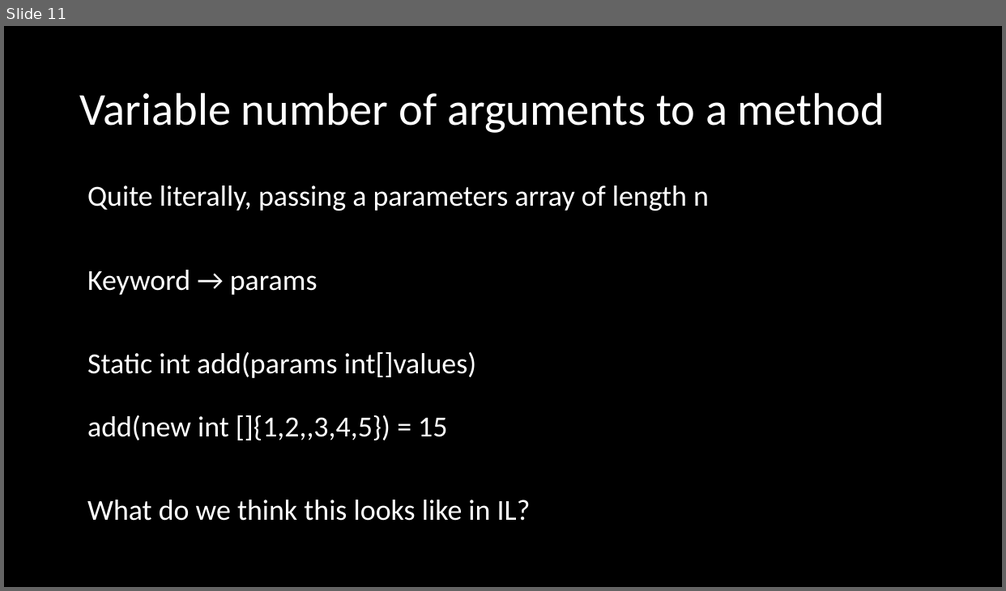
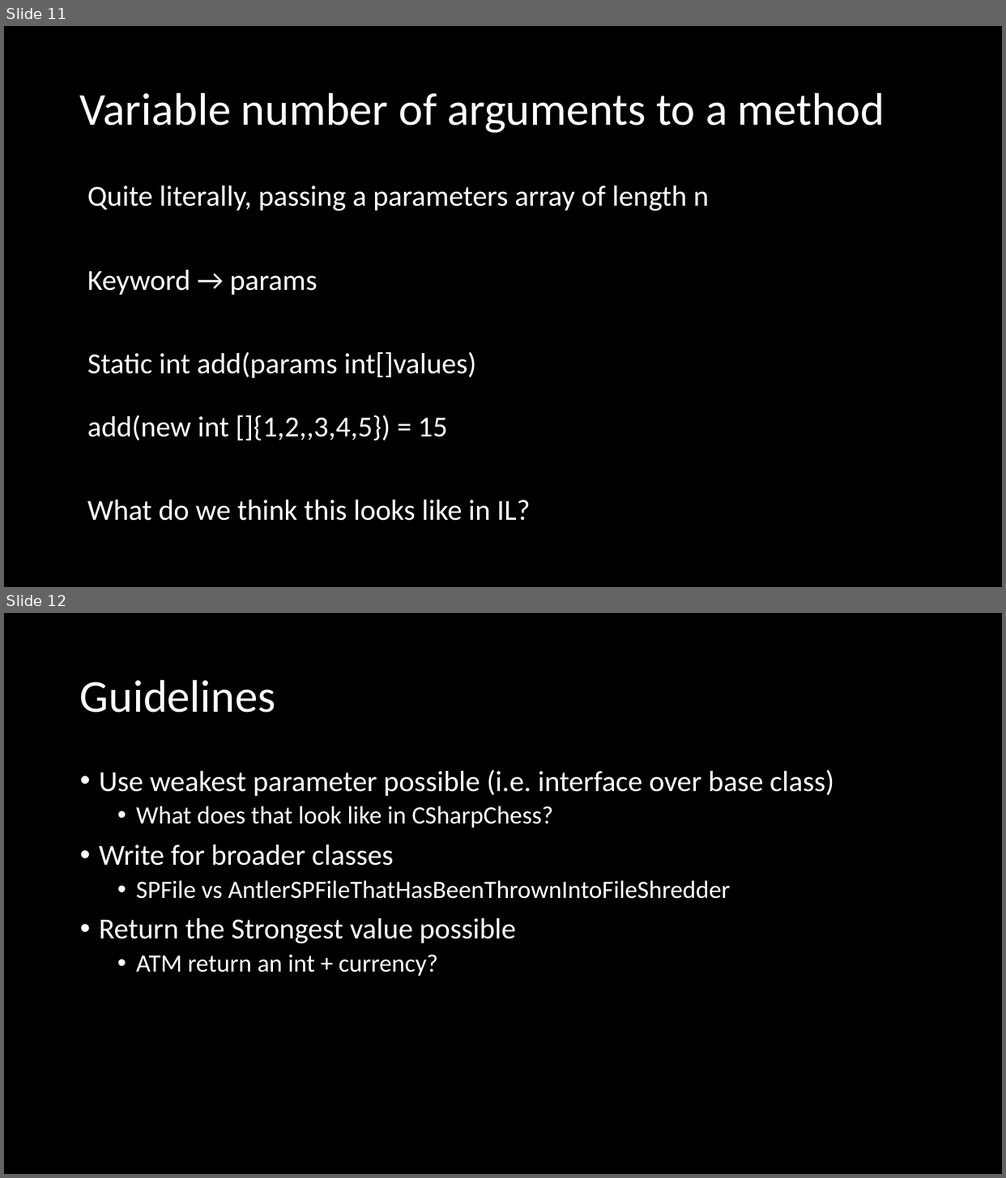
Before and after one commit to microsoft/Flash_University, a slide deck: CLR_via_CSharp/Chapter 9 - Paramters/Parameters.pptx. Shown one above the other, each under a label of ours: slide 11 before the commit, slides 11 and 12 after it. The pictures are 1006x591 and 1006x1178 pixels, drawn with LibreOffice and Linux fonts; fonts in the diff are those of the drawing. Boxes give left, top, right and bottom in pixels: in the first picture for what was removed or moved away, otherwise in the second. Text is boxed around its words. In the diff, an @@ line names an element or a change of style, - is before the commit and + after.

Commit message:
final for parameters

```diff
--- a/CLR_via_CSharp/Chapter 9 - Paramters/Parameters.pptx
+++ b/CLR_via_CSharp/Chapter 9 - Paramters/Parameters.pptx
@@ slide 12 added at box(4, 613, 1002, 1174), background #000000 @@
@@ title added at box(80, 679, 275, 713), 44 pt, text #FFFFFF @@
+Guidelines
@@ text added at box(99, 770, 834, 976), 24 pt, text #FFFFFF @@
+• Use weakest parameter possible (i.e. interface over base class)
+  • What does that look like in CSharpChess?
+• Write for broader classes
+  • SPFile vs AntlerSPFileThatHasBeenThrownIntoFileShredder
+• Return the Strongest value possible
+  • ATM return an int + currency?
```
Also in this commit, not shown: 1 other slide added, 5 other files.
